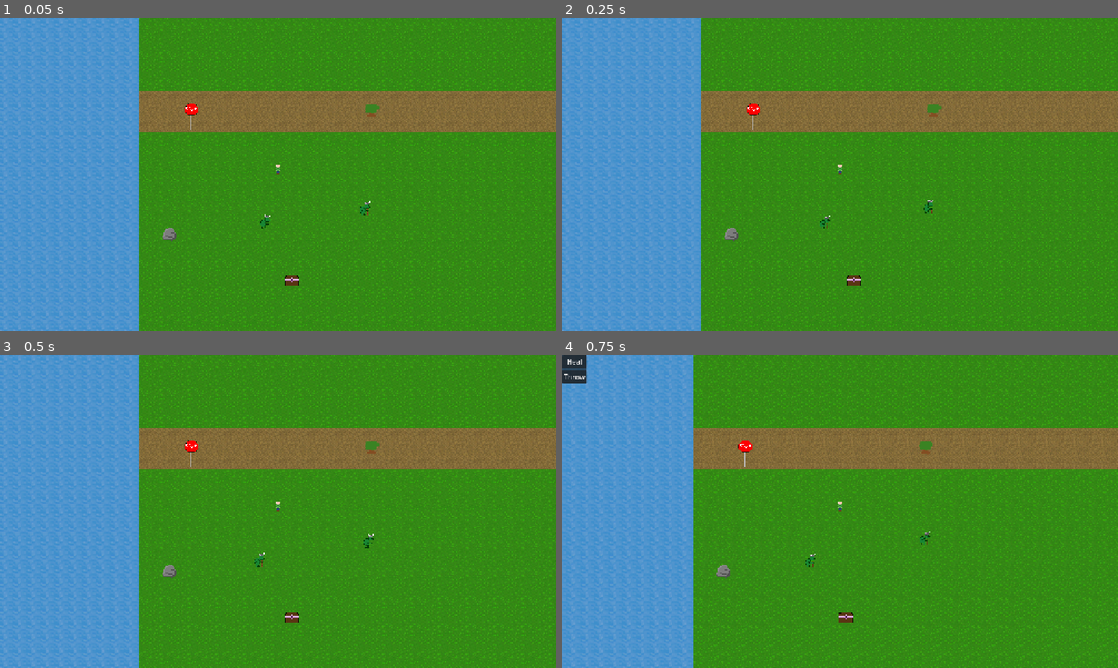
Above: before the commit, frames 1-4 (two rows, left to right).
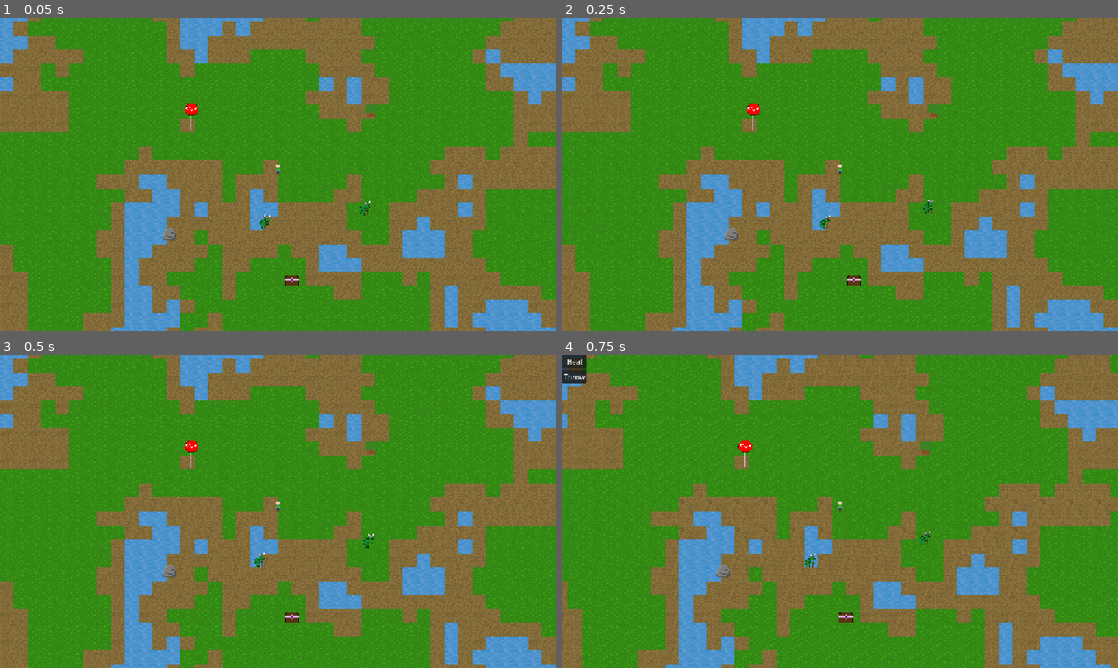
Above: after the commit, the same moments.

Repository: Drewpicus/2dPractice
Game: Godot game, scene res://Scenes/main.tscn
Two runs of this game, one before a commit and one after it. Both use one fixed random seed, a clock stepped at 60 frames per second and the inputs below. This scene is started directly instead of the project's main scene.
Inputs (mouse positions are in pixels of both pictures, inside the frame that each line leads up to):
- Up to frame 1 (0.05 s): no input
- Up to frame 2 (0.25 s): no input
- Up to frame 3 (0.5 s): no input
- Up to frame 4 (0.75 s): move the mouse to (962, 495) at 0.52 s; hold D (move_right) from 0.53 s (still down); hold E (abilities) from 0.53 s (still down)

The runs differ from the first frame. In frame 1, 64% of the frame differs, in the area x 0-100%, y 0-100%; in frame 2, 64%; in frame 3, 64%; in frame 4, 63%.

Commit message:
Update world_generator.gd

Diff:
--- a/world_generator.gd
+++ b/world_generator.gd
@@ -2,29 +2,60 @@
 class_name WorldGenerator
 
 
-func generate(size: Vector2i, _seed: int) -> WorldData:
-	var data := WorldData.new(size, _seed)
+func generate(
+	size: Vector2i,
+	seed: int
+) -> WorldData:
+	var data := WorldData.new(
+		size,
+		seed
+	)
+
+	var terrain_noise := FastNoiseLite.new()
+
+	terrain_noise.seed = seed
+	terrain_noise.frequency = 0.06
 
 	var minimum := data.get_min_cell()
 	var maximum := data.get_max_cell()
 
-	for y in range(minimum.y, maximum.y + 1):
-		for x in range(minimum.x, maximum.x + 1):
-			var cell := Vector2i(x, y)
-			if x < -10:
-				data.set_terrain(
-					cell,
-					&"base:water"
-				)
-			elif y > -7 and y < -3:
-				data.set_terrain(
-					cell,
-					&"base:dirt"
-				)
-			else:
-				data.set_terrain(
-					cell,
-					&"base:grass"
-				)
+	for y in range(
+		minimum.y,
+		maximum.y + 1
+	):
+		for x in range(
+			minimum.x,
+			maximum.x + 1
+		):
+			var cell := Vector2i(
+				x,
+				y
+			)
+
+			var noise_value := terrain_noise.get_noise_2d(
+				x,
+				y
+			)
+
+			var terrain_id := _terrain_from_noise(
+				noise_value
+			)
+
+			data.set_terrain(
+				cell,
+				terrain_id
+			)
 
 	return data
+
+
+func _terrain_from_noise(
+	noise_value: float
+) -> StringName:
+	if noise_value < -0.25:
+		return &"base:water"
+
+	if noise_value < -0.05:
+		return &"base:dirt"
+
+	return &"base:grass"
